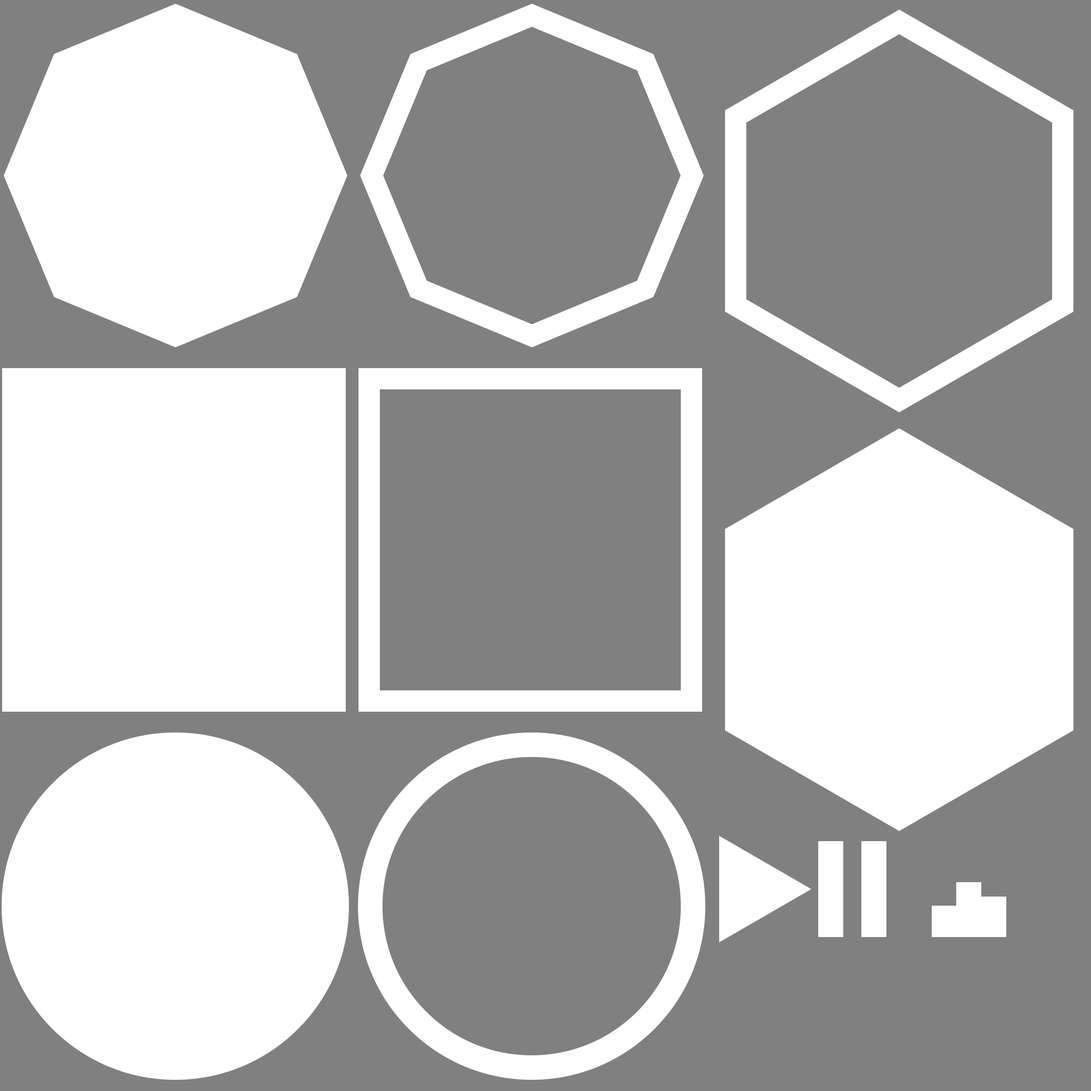
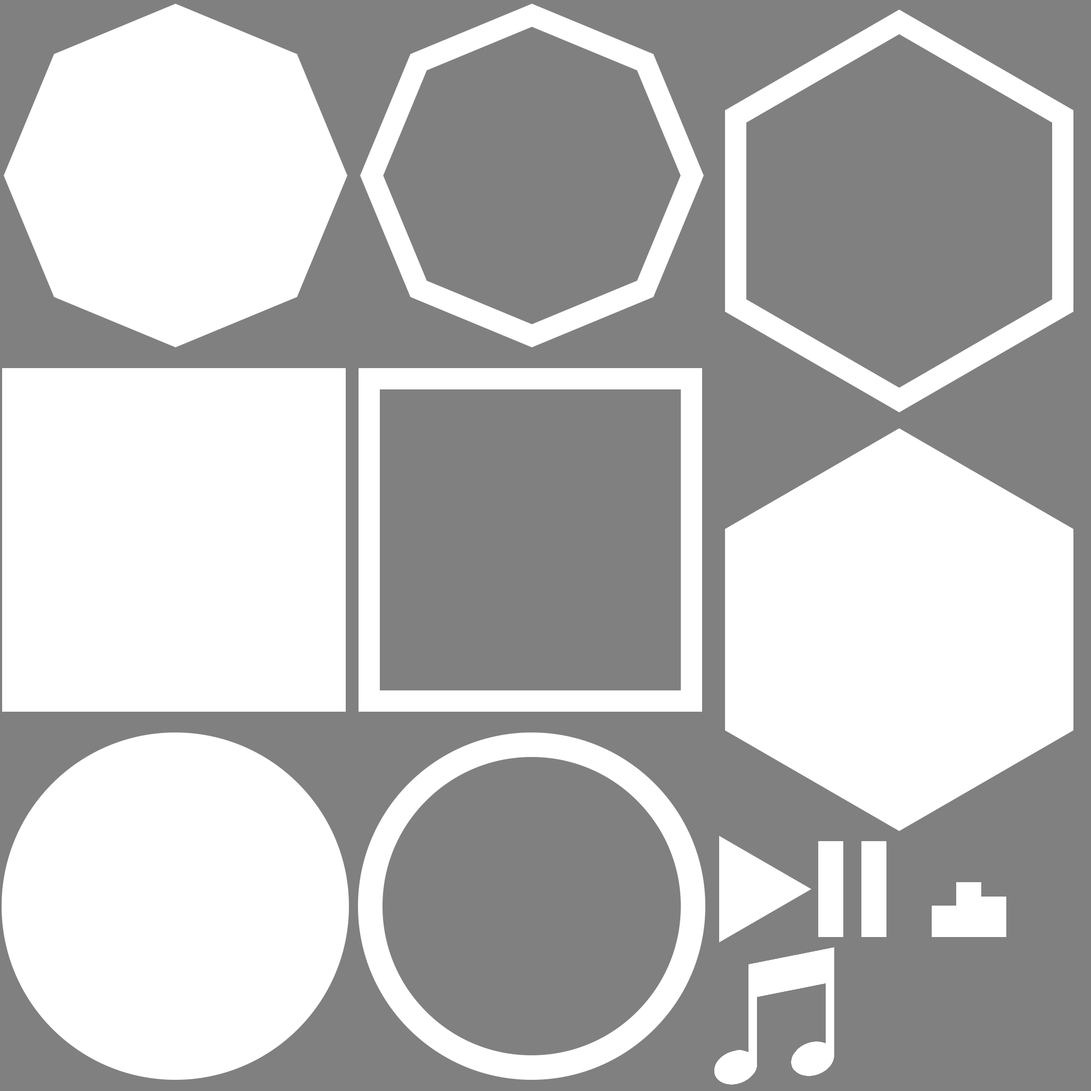
Layers edited between the first and the second 1091x1091 image:
added layer "Layer 1" above "Rectangle 3 copy 4" over [714, 947, 835, 1086]
